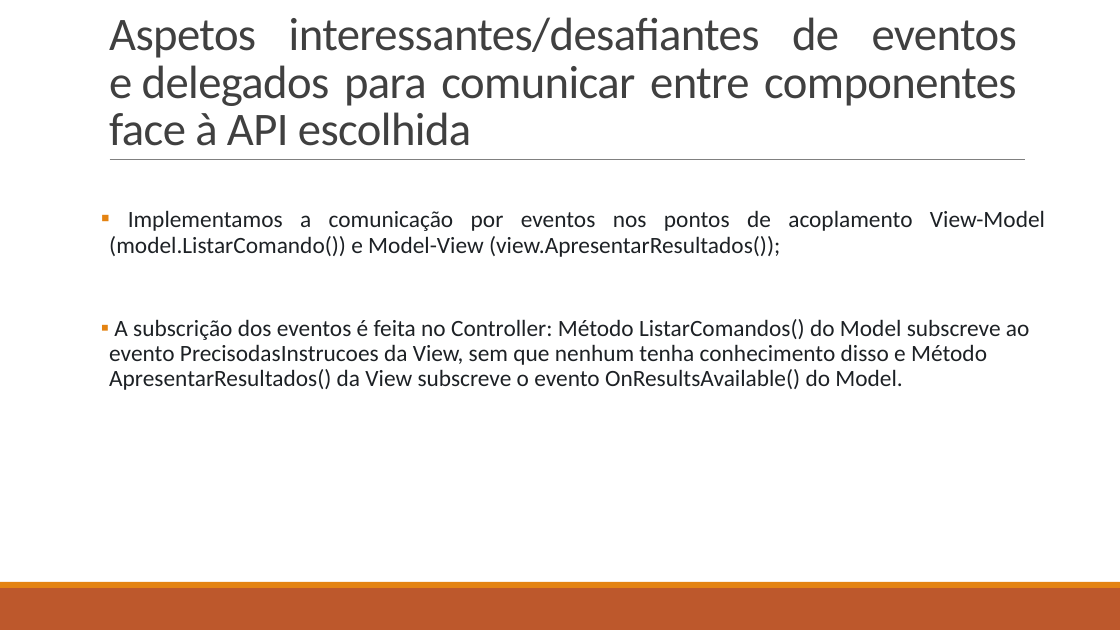
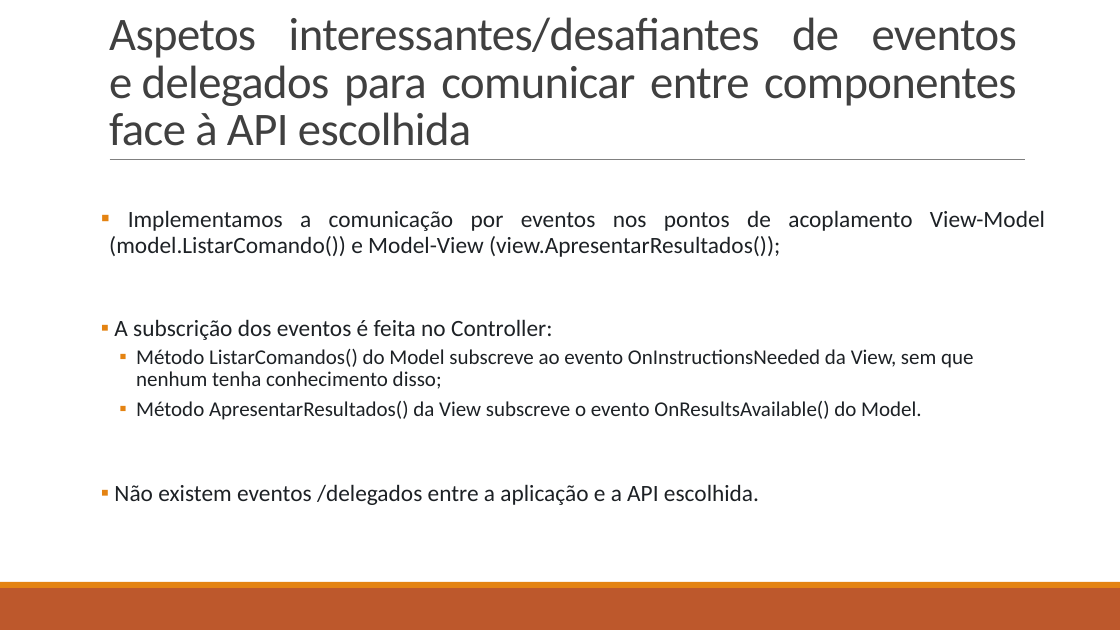
Before and after one commit to lightningspirit/LDS2023, a slide deck: slide 4 of Apresentação da aplicação demonstradora de análise e edição de imagens.pptx. Drawn at 1120x630 pixels with LibreOffice and Linux fonts; fonts in the diff are those of the drawing. Boxes give left, top, right and bottom in pixels: in the first picture for what was removed or moved away, otherwise in the second. Text is boxed around its words. In the diff, an @@ line names an element or a change of style, - is before the commit and + after.

Commit message:
comentário no caso em que é iniciado sem comando

```diff
--- a/Apresentação da aplicação demonstradora de análise e edição de imagens.pptx
+++ b/Apresentação da aplicação demonstradora de análise e edição de imagens.pptx
@@ text at box(114, 319, 973, 505): text changed; size 20 to 18 pt @@
-▪ A subscrição dos eventos é feita no Controller: Método ListarComandos() do Model subscreve ao evento PrecisodasInstrucoes da View, sem que nenhum tenha conhecimento disso e Método ApresentarResultados() da View subscreve o evento OnResultsAvailable() do Model.
+▪ A subscrição dos eventos é feita no Controller:
+  ▪ Método ListarComandos() do Model subscreve ao evento OnInstructionsNeeded da View, sem que nenhum tenha conhecimento disso;
+  ▪ Método ApresentarResultados() da View subscreve o evento OnResultsAvailable() do Model.
+▪ Não existem eventos /delegados entre a aplicação e a API escolhida.
```
Also in this commit, not shown: 4 other slides changed, 18 other files.
